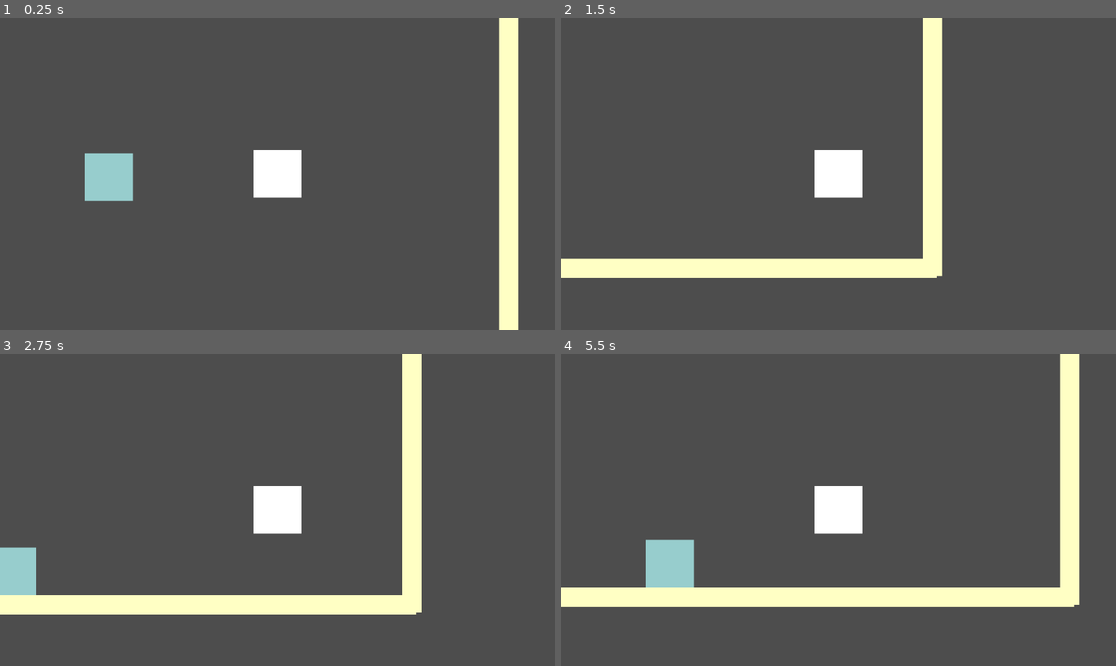
Above: before the commit, frames 1-4 (two rows, left to right).
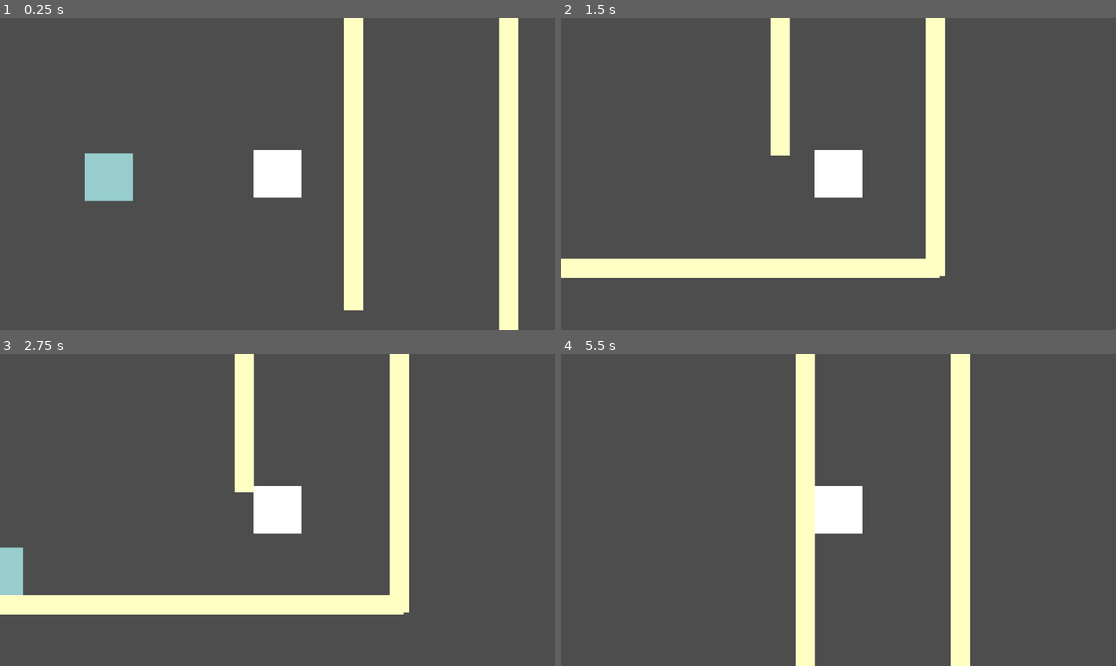
Above: after the commit, the same moments.

Repository: Zandra7/Underchurch
Game: Godot game, scene res://main.tscn
Same seed, same stepped clock (60 frames per second), same inputs: the game is played once before the commit and once after it.
Inputs:
- Up to frame 1 (0.25 s): no input
- Up to frame 2 (1.5 s): hold D (p1right) from 0.53 s (still down); tap W (p1jump) at 0.6, 0.77, 1.07 s; tap Left (p2left) at 1.35 s
- Up to frame 3 (2.75 s): tap W (p1jump) at 1.52, 1.55, 1.82, 2.3 s; release D (p1right) at 2.03 s; hold A (p1left) from 2.03 s (still down); tap Right (p2right) at 2.1 s
- Up to frame 4 (5.5 s): release A (p1left) at 2.78 s; hold D (p1right) 2.78-4.28 s; tap W (p1jump) at 2.85, 3.02, 3.32, 3.77, 3.8, 4.07, 4.52, 4.55, 4.82, 5.1 s; tap Left (p2left) at 3.6 s; hold A (p1left) 4.28-5.03 s; tap Right (p2right) at 4.35 s; hold D (p1right) from 5.03 s (still down)

The runs differ from the first frame. In frame 1, 3.3% of the frame differs, in the area x 61-66%, y 0-94%; in frame 2, 2.5%; in frame 3, 5.5%; in frame 4, 16%, in the area x 0-94%, y 0-100%.

Commit message:
lagt til venstre wall-jump
du kan nå wall-jumpe på alle vegger

Diff:
--- a/Player1.gd
+++ b/Player1.gd
@@ -3,35 +3,48 @@
 
 
 const SPEED = 300.0
+const AIR_SPEED = 50
 const JUMP_VELOCITY = -500.0
 var gravity = ProjectSettings.get_setting("physics/2d/default_gravity")
 var Direction = "Right"
 var jumpDelay = false
+var whichWall = ""
 
 
 func _physics_process(delta):
 	if not is_on_floor():
 		velocity.y += gravity * delta
 
+	# Collide with right wall
 	if $RayCastRight.is_colliding():
-		print($RayCastRight.get_collider().name)
-		if $RayCastRight.get_collider().name == "Wall":
-			print("collided with wall")
+#		print($RayCastRight.get_collider().name)
+		if $RayCastRight.get_collider().name.find("wall"):
+			whichWall = "right"
+
+	# Collide with left wall
 	elif $RayCastLeft.is_colliding():
-		print($RayCastLeft.get_collider().name)
-		if $RayCastLeft.get_collider().name == "Wall2":
-			print("collided with wall2")
+#		print($RayCastLeft.get_collider().name)
+		if $RayCastLeft.get_collider().name.find("wall"):
+			whichWall = "left"
 
 	if Input.is_action_just_pressed("p1jump"):
 		if is_on_floor():
 			velocity.y = JUMP_VELOCITY
-		elif is_on_wall():
+		elif is_on_wall() and whichWall == "right":
 			velocity.y = JUMP_VELOCITY - 200
-			velocity.x = JUMP_VELOCITY - 50
+			velocity.x = JUMP_VELOCITY - AIR_SPEED
 			$Timer.start()
 			jumpDelay = true
 			await $Timer.timeout
-			print("es")
+			print("RIGHT")
+			jumpDelay = false
+		elif is_on_wall() and whichWall == "left":
+			velocity.y = JUMP_VELOCITY - 200
+			velocity.x = JUMP_VELOCITY *-1 + AIR_SPEED
+			$Timer.start()
+			jumpDelay = true
+			await $Timer.timeout
+			print("LEFT")
 			jumpDelay = false
 
 
@@ -42,7 +55,7 @@
 		elif is_on_floor():
 			velocity.x = move_toward(velocity.x, 0, SPEED)
 		else:
-			velocity.x = move_toward(velocity.x, 0, 50)
+			velocity.x = move_toward(velocity.x, 0, AIR_SPEED)
 
 
 	move_and_slide()
--- a/main.tscn
+++ b/main.tscn
@@ -1,7 +1,8 @@
-[gd_scene load_steps=5 format=3 uid="uid://6el17cg5k2hv"]
+[gd_scene load_steps=6 format=3 uid="uid://6el17cg5k2hv"]
 
 [ext_resource type="Script" path="res://Player1.gd" id="1_1stsa"]
 [ext_resource type="Script" path="res://Player2.gd" id="2_oab2t"]
+[ext_resource type="PackedScene" uid="uid://cxr8tok5ewmhe" path="res://wall.tscn" id="3_xpw7e"]
 
 [sub_resource type="RectangleShape2D" id="RectangleShape2D_xa5ok"]
 
@@ -67,39 +68,13 @@
 scale = Vector2(29.4213, 1)
 color = Color(1, 1, 0.768627, 1)
 
-[node name="Wall" type="StaticBody2D" parent="."]
-position = Vector2(1786, -506)
-rotation = 1.5708
+[node name="Wall" parent="." instance=ExtResource("3_xpw7e")]
 
-[node name="CollisionShape2D" type="CollisionShape2D" parent="Wall"]
-position = Vector2(574.775, 641)
-scale = Vector2(9.74492, 1.91556)
-shape = SubResource("RectangleShape2D_nf7rb")
+[node name="Wall2" parent="." instance=ExtResource("3_xpw7e")]
+position = Vector2(107, -503)
 
-[node name="ColorRect" type="ColorRect" parent="Wall"]
-offset_left = -14.0
-offset_top = 621.0
-offset_right = 26.0
-offset_bottom = 661.0
-scale = Vector2(29.4213, 1)
-color = Color(1, 1, 0.768627, 1)
-
-[node name="Wall2" type="StaticBody2D" parent="."]
-position = Vector2(-141, -502)
-rotation = 1.5708
-
-[node name="CollisionShape2D" type="CollisionShape2D" parent="Wall2"]
-position = Vector2(574.775, 641)
-scale = Vector2(9.74492, 1.91556)
-shape = SubResource("RectangleShape2D_nf7rb")
-
-[node name="ColorRect" type="ColorRect" parent="Wall2"]
-offset_left = -14.0
-offset_top = 621.0
-offset_right = 26.0
-offset_bottom = 661.0
-scale = Vector2(29.4213, 1)
-color = Color(1, 1, 0.768627, 1)
+[node name="Wall3" parent="." instance=ExtResource("3_xpw7e")]
+position = Vector2(1464, -756)
 
 [node name="ColorRect" type="ColorRect" parent="."]
 offset_left = -1.0
--- /dev/null
+++ b/wall.tscn
@@ -0,0 +1,21 @@
+[gd_scene load_steps=2 format=3 uid="uid://cxr8tok5ewmhe"]
+
+[sub_resource type="RectangleShape2D" id="RectangleShape2D_nf7rb"]
+size = Vector2(120.986, 20)
+
+[node name="Wall" type="StaticBody2D"]
+position = Vector2(1786, -506)
+rotation = 1.5708
+
+[node name="CollisionShape2D" type="CollisionShape2D" parent="."]
+position = Vector2(576.502, 641)
+scale = Vector2(9.74492, 1.91556)
+shape = SubResource("RectangleShape2D_nf7rb")
+
+[node name="ColorRect" type="ColorRect" parent="."]
+offset_left = -14.0
+offset_top = 621.0
+offset_right = 26.0
+offset_bottom = 661.0
+scale = Vector2(29.4213, 1)
+color = Color(1, 1, 0.768627, 1)
